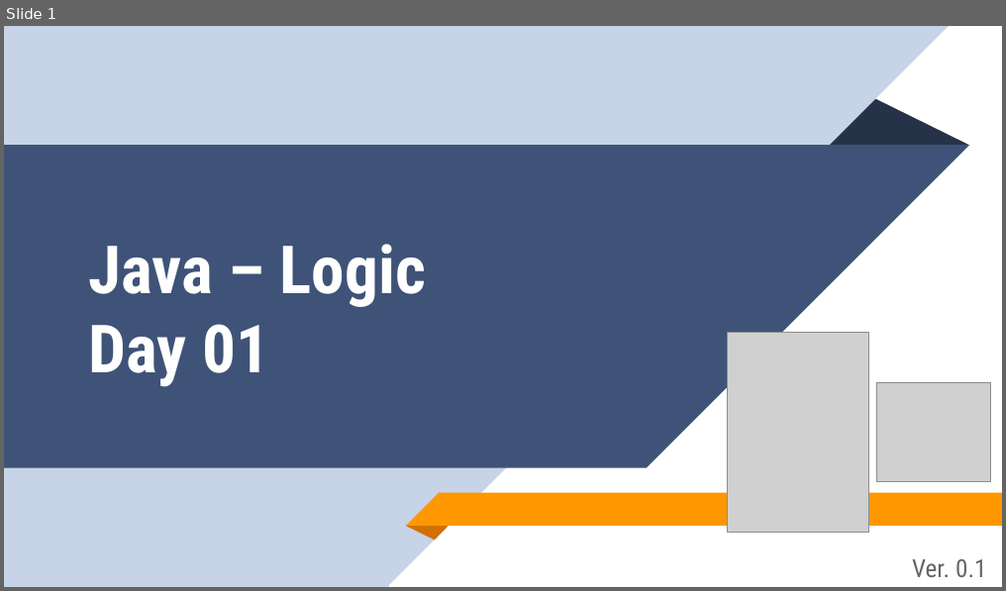
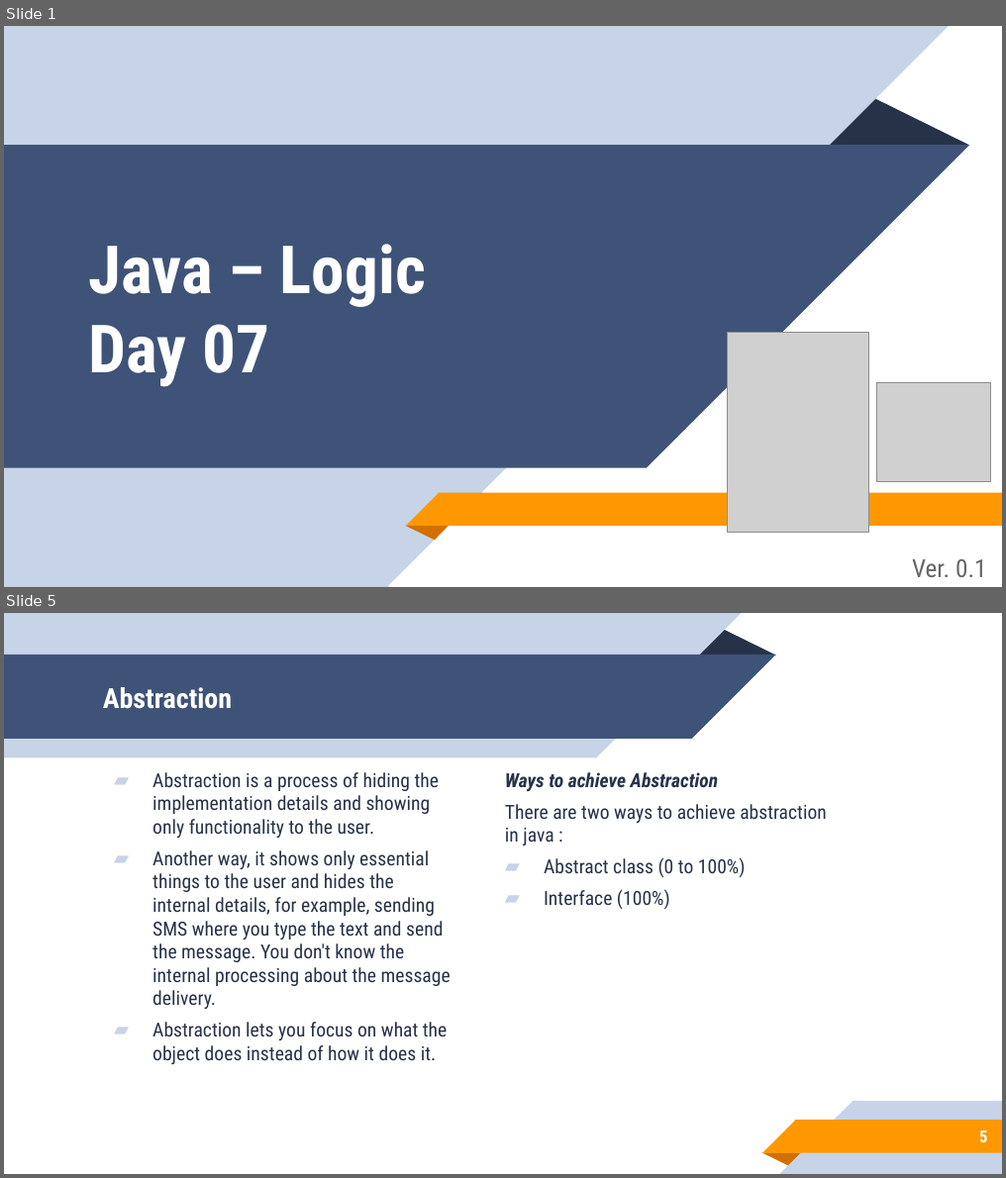
Before and after one commit to aronipurwanto/materi-xa, a slide deck: java/java-logic/Slide-Java-Logic-07.pptx. Shown one above the other, each under a label of ours: slide 1 before the commit, slides 1 and 5 after it; the slides between them are not shown. The pictures are 1006x591 and 1006x1178 pixels, drawn with LibreOffice and Linux fonts; fonts in the diff are those of the drawing; grey boxes stand for pictures. Boxes give left, top, right and bottom in pixels: in the first picture for what was removed or moved away, otherwise in the second. Text is boxed around its words. In the diff, an @@ line names an element or a change of style, - is before the commit and + after.

Commit message:
update logic 6

```diff
--- a/java/java-logic/Slide-Java-Logic-07.pptx
+++ b/java/java-logic/Slide-Java-Logic-07.pptx
@@ slide 5 added at (4,613,1002,1174), background #FFFFFF @@
@@ group added at (4,613,775,758): 2 rectangles, 2 right triangles, 1 triangle @@
@@ title added at (103,687,232,709), 20 pt, text #FFFFFF, bold @@
+Abstraction
@@ text added at (152,772,450,1064), 14 pt, text #263248 @@
+▰ Abstraction is a process of hiding the implementation details and showing only functionality to the user.
+▰ Another way, it shows only essential things to the user and hides the internal details, for example, sending SMS where you type the text and send the message. You don't know the internal processing about the message delivery.
+▰ Abstraction lets you focus on what the object does instead of how it does it.
@@ text added at (505,772,827,846), 14 pt, text #263248 @@
+Ways to achieve Abstraction
+There are two ways to achieve abstraction in java :
+▰ Abstract class (0 to 100%)
+▰ Interface (100%)
@@ group added at (762,1101,1002,1173): 2 rectangles, 2 right triangles, 1 triangle @@
@@ page number added at (979,1131,987,1143), 12 pt, text #FFFFFF, bold @@
+5
@@ slide 1 changed as well @@
@@ title at (89,244,426,387): text changed @@
-Java – Logic
-Day 01
+Java – Logic
+Day 07
```
Also in this commit, not shown: 12 other slides changed, 39 other slides added, 21 slides removed, 41 other files.
